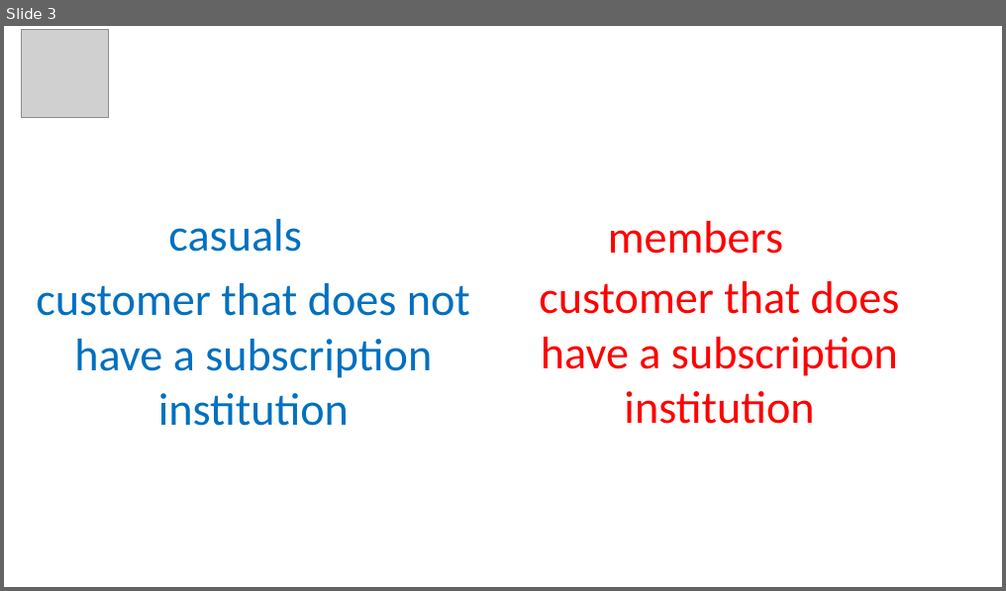
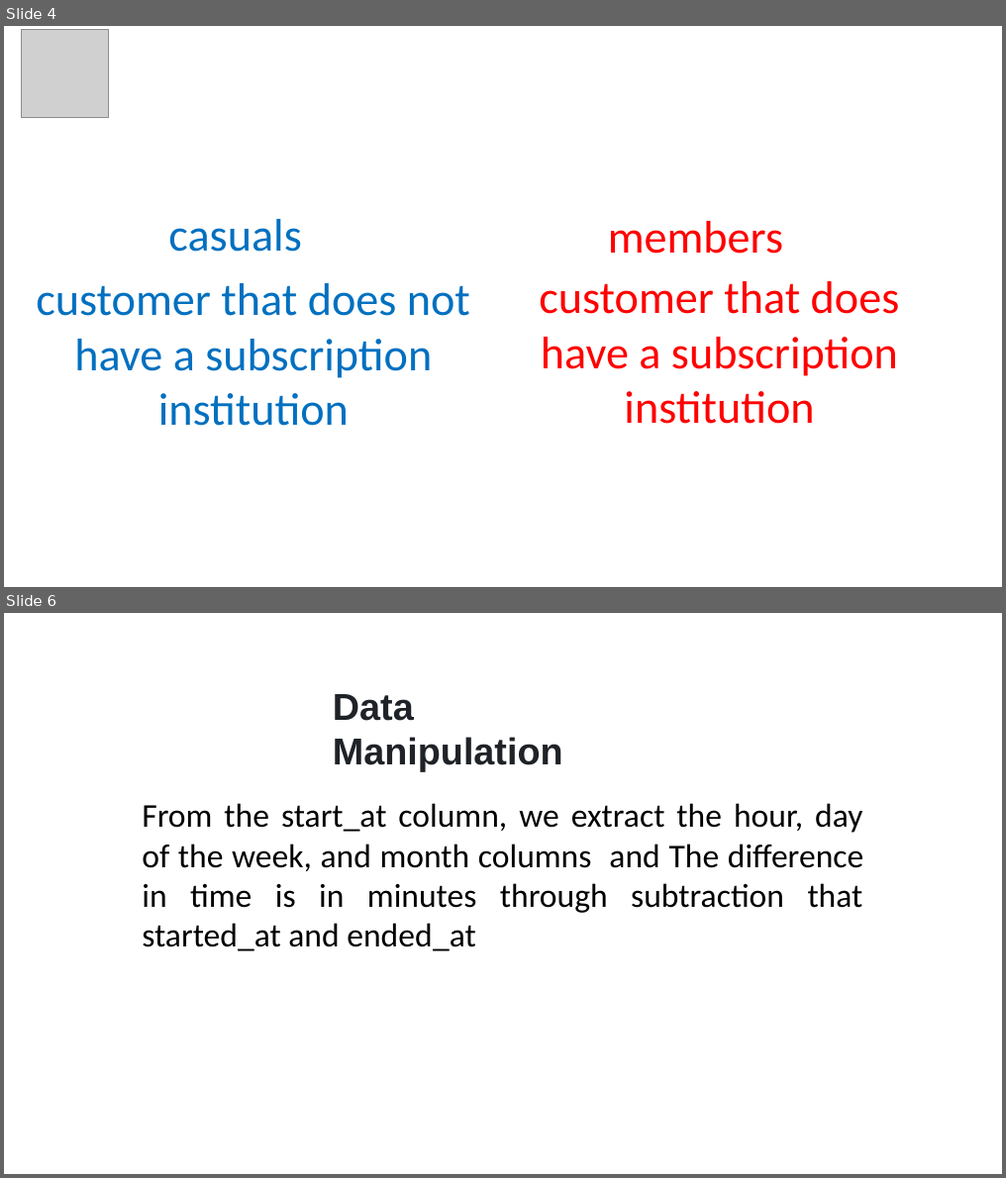
Before and after one commit to O-laksir/PowerBI-Cyclistic-, a slide deck: Cyclistic.pptx. Shown one above the other, each under a label of ours: slide 3 before the commit, slides 4 and 6 after it; the slides between them are not shown. The pictures are 1006x591 and 1006x1178 pixels, drawn with LibreOffice and Linux fonts; fonts in the diff are those of the drawing; grey boxes stand for pictures. Boxes give left, top, right and bottom in pixels: in the first picture for what was removed or moved away, otherwise in the second. Text is boxed around its words. In the diff, an @@ line names an element or a change of style, - is before the commit and + after.

```diff
--- a/Cyclistic.pptx
+++ b/Cyclistic.pptx
@@ slide 6 added at box(4, 613, 1002, 1174), background #FFFFFF @@
@@ text added at box(333, 694, 563, 772), 36 pt, text #1F2328, bold @@
+Data Manipulation
@@ text added at box(142, 803, 863, 952), 32 pt, text #000000 @@
+From the start_at column, we extract the hour, day of the week, and month columns and The difference in time is in minutes through subtraction that started_at and ended_at
@@ what was slide 3 is now slide 4 @@
```
Also in this commit, not shown: 9 slides changed, 1 other slide added.
